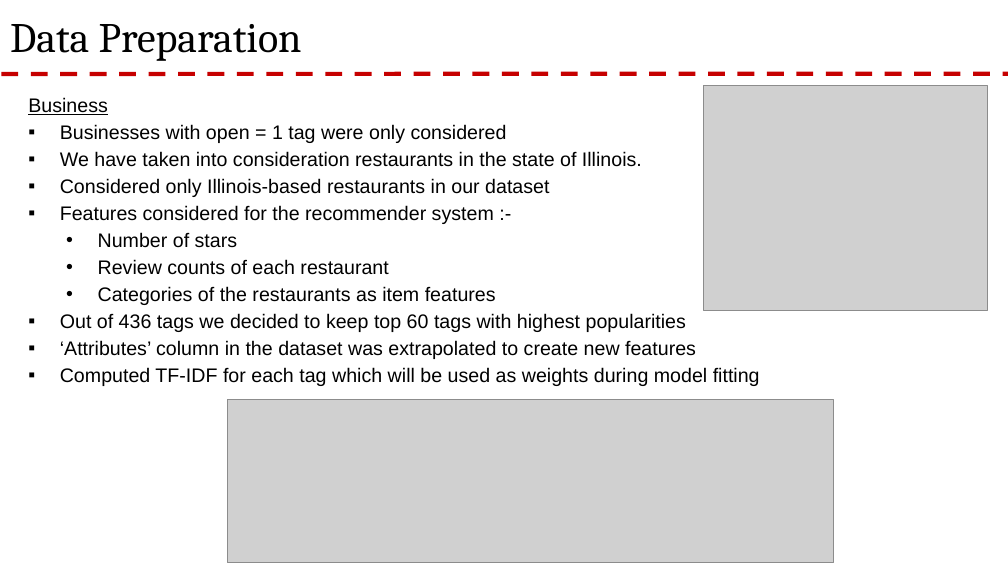
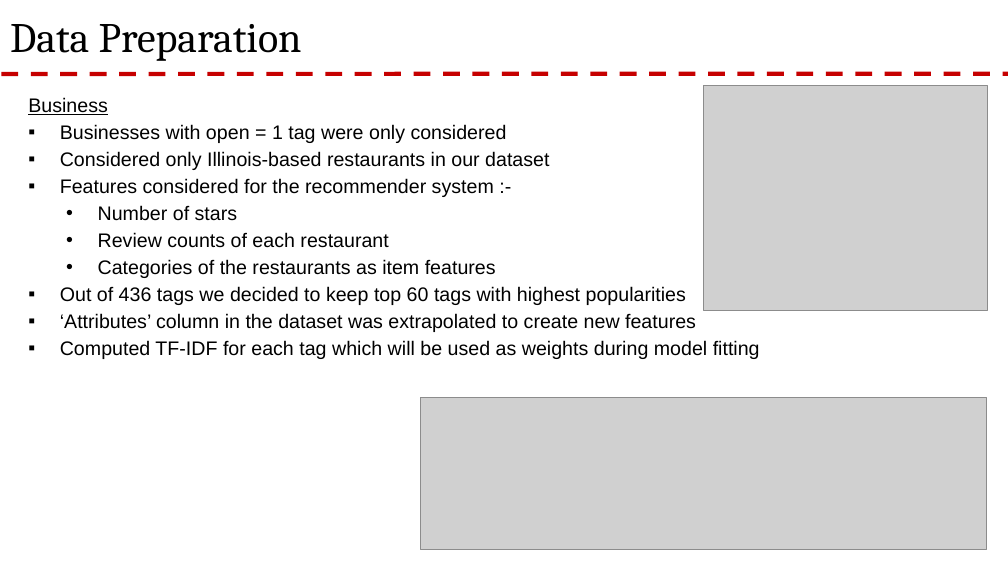
Before and after one commit to rnair7163/Restaurant-Recommendation-System-using-Yelp-Dataset, a slide deck: slide 6 of PPT/Yelp Presentation.pptx. Drawn at 1008x567 pixels with LibreOffice and Linux fonts; fonts in the diff are those of the drawing; grey boxes stand for pictures; background and template pictures are left out. Boxes give left, top, right and bottom in pixels: in the first picture for what was removed or moved away, otherwise in the second. Text is boxed around its words. In the diff, an @@ line names an element or a change of style, - is before the commit and + after.

Commit message:
PPT update

```diff
--- a/PPT/Yelp Presentation.pptx
+++ b/PPT/Yelp Presentation.pptx
@@ text at [60,151,642,167]: paragraph removed @@
-▪ We have taken into consideration restaurants in the state of Illinois.
@@ picture: place and size @@
-picture at [227,400,834,562]
+picture at [420,397,986,549]
```
Also in this commit, not shown: 2 other slides changed, 1 slide added.
